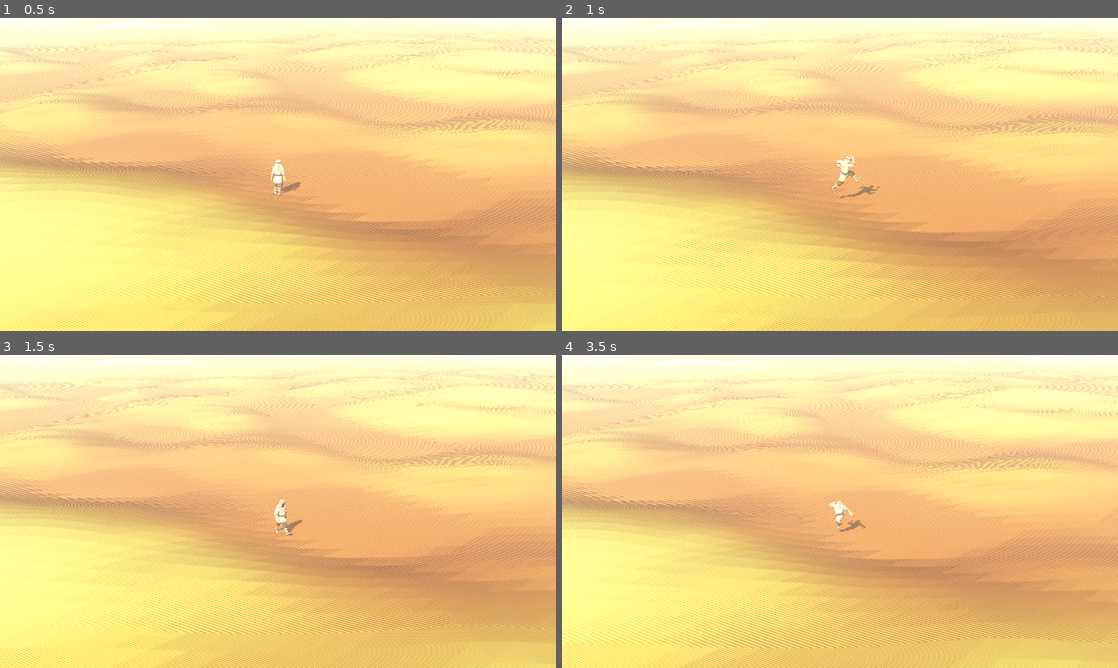
Above: before the commit, frames 1-4 (two rows, left to right).
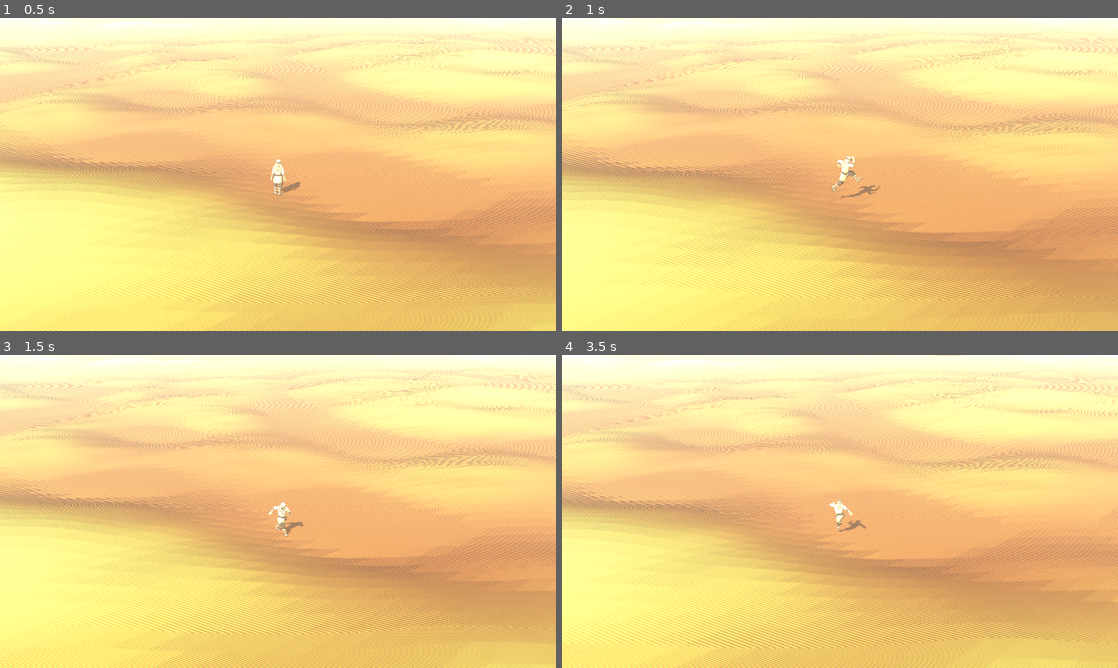
Above: after the commit, the same moments.

Repository: jmelvin92/shaiba
Game: Godot game, scene res://scenes/world/world.tscn
The game is run twice, just before and just after one commit, with the same random seed, the same clock (stepped at 60 frames per second) and the same inputs.
Inputs (mouse positions are in pixels of both pictures, inside the frame that each line leads up to):
- Up to frame 1 (0.5 s): no input
- Up to frame 2 (1 s): move the mouse to (962, 158) at 0.52 s; hold D (move_right) from 0.53 s (still down); hold Mouse wheel up (camera_zoom_in) from 0.53 s (still down); tap Space (jump) at 0.77 s
- Up to frame 3 (1.5 s): move the mouse to (166, 527) at 1.27 s; release D (move_right) at 1.28 s; release Mouse wheel up (camera_zoom_in) at 1.28 s; hold S (move_down) from 1.28 s (still down); tap Mouse wheel down (camera_zoom_out) at 1.35 s
- Up to frame 4 (3.5 s): tap Space (jump) at 1.52, 3.02 s; move the mouse to (895, 442) at 2.02 s; release S (move_down) at 2.03 s; hold D (move_right) 2.03-2.78 s; hold Ctrl (crouch) 2.03-2.78 s; move the mouse to (812, 574) at 2.77 s; hold W (move_up) from 2.78 s (still down); tap Shift (sprint) at 2.85 s

Frame 1 is identical in both runs. In frame 2, 26% of the frame differs, in the area x 0-100%, y 4-100%; in frame 3, 30%; in frame 4, 29%.

Commit message:
Retune deep sand to the measured depth distribution; open Phase 5
Co-Authored-By: Claude Fable 5 <noreply@anthropic.com>

Diff:
--- a/scenes/player/player.gd
+++ b/scenes/player/player.gd
@@ -88,7 +88,7 @@
 @export_group("Sand")
 ## Sand depth at which the deep-sand effects reach full strength, metres.
 ## Shallower sand scales every effect down proportionally.
-@export_range(0.05, 2.0, 0.05) var deep_sand_depth: float = 0.4
+@export_range(0.05, 2.0, 0.05) var deep_sand_depth: float = 1.5
 ## Multiplier on movement speed when the sand is fully deep — wading through
 ## a dune should cost something.
 @export_range(0.2, 1.0, 0.05) var deep_sand_speed_scale: float = 0.6
Not shown, changed: PLAN.md
Not shown, changed: docs/DECISIONS.md
